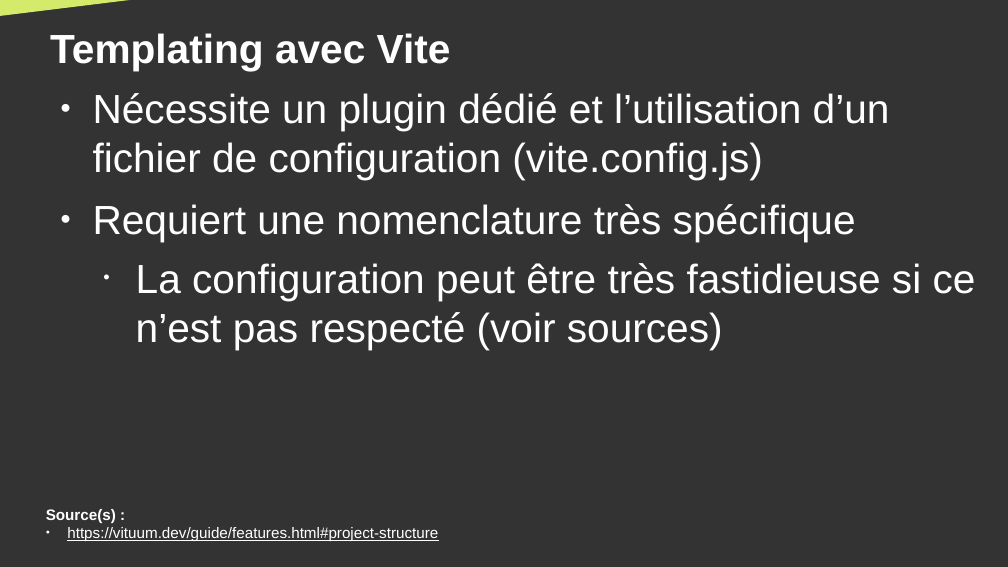
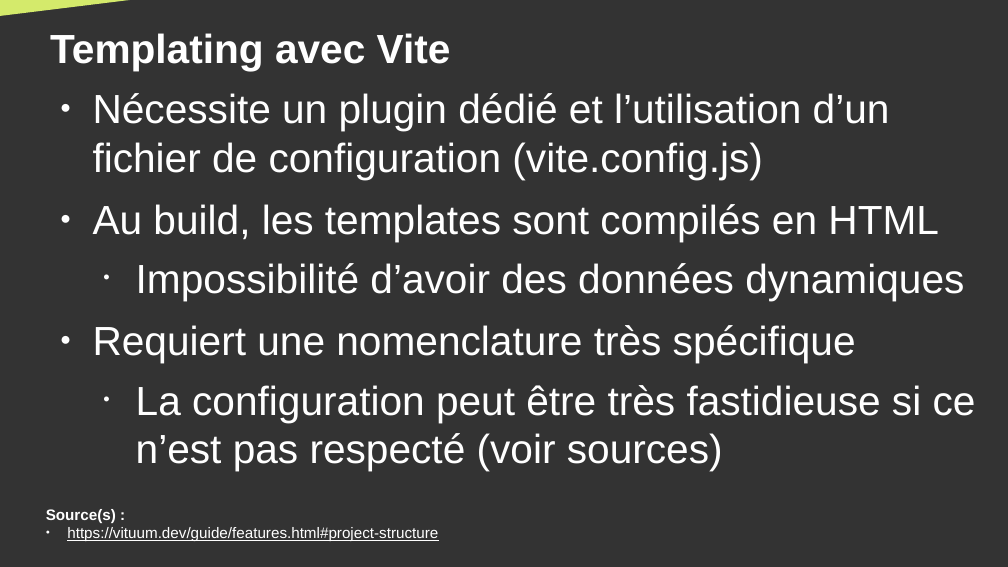
Before and after one commit to DanYellow/cours, a slide deck: slide 42 of developpement-front-s5/travaux-pratiques/numero-4/presentation.odp (slide 41 before the commit). Drawn at 1008x567 pixels with LibreOffice and Linux fonts; fonts in the diff are those of the drawing. Boxes give left, top, right and bottom in pixels: in the first picture for what was removed or moved away, otherwise in the second. Text is boxed around its words. In the diff, an @@ line names an element or a change of style, - is before the commit and + after.

```diff
--- a/developpement-front-s5/travaux-pratiques/numero-4/presentation.odp
+++ b/developpement-front-s5/travaux-pratiques/numero-4/presentation.odp
@@ text at <box>93,204,964,301</box>: paragraphs added @@
+● Au build, les templates sont compilés en HTML
+  • Impossibilité d’avoir des données dynamiques
```
Also in this commit, not shown: 5 other slides changed, 2 slides added, 1 other file.
